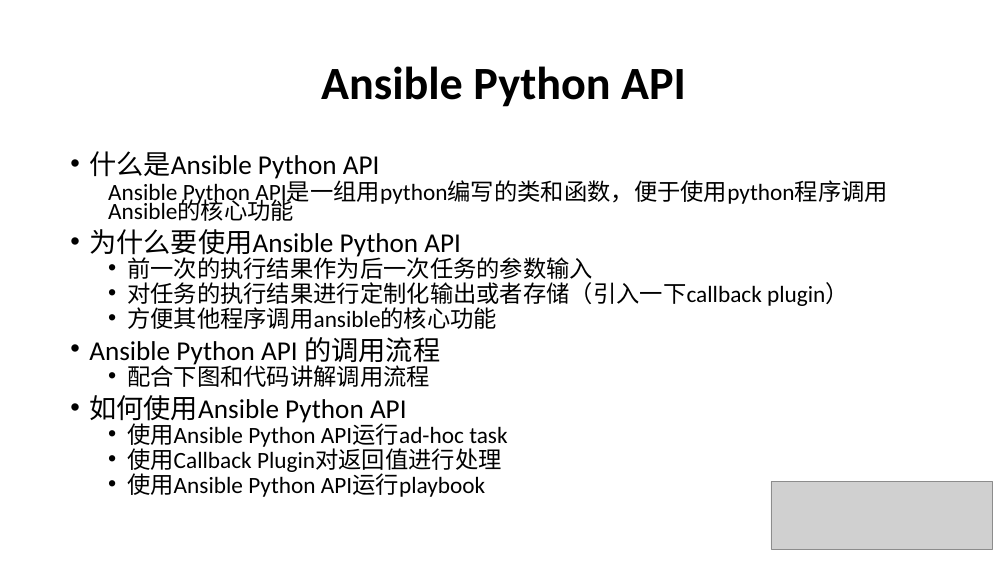
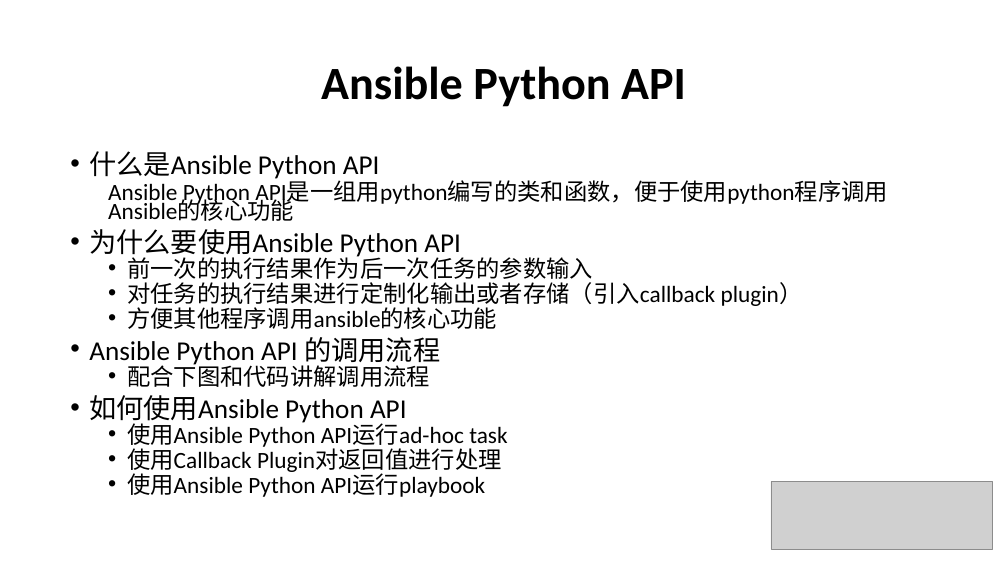
Before and after one commit to leeyan85/ansible-develop, a slide deck: slide 6 of 06-Ansible develop.pptx. Drawn at 1008x567 pixels with LibreOffice and Linux fonts; fonts in the diff are those of the drawing; grey boxes stand for pictures. Boxes give left, top, right and bottom in pixels: in the first picture for what was removed or moved away, otherwise in the second. Text is boxed around its words. In the diff, an @@ line names an element or a change of style, - is before the commit and + after.

Commit message:
modify  ppt

```diff
--- a/06-Ansible develop.pptx
+++ b/06-Ansible develop.pptx
@@ text at <box>127,282,803,309</box>: text changed @@
-  • 对任务的执行结果进行定制化输出或者存储（引入一下callback plugin）
+  • 对任务的执行结果进行定制化输出或者存储（引入callback plugin）
```
Also in this commit, not shown: 1 other slide changed.
